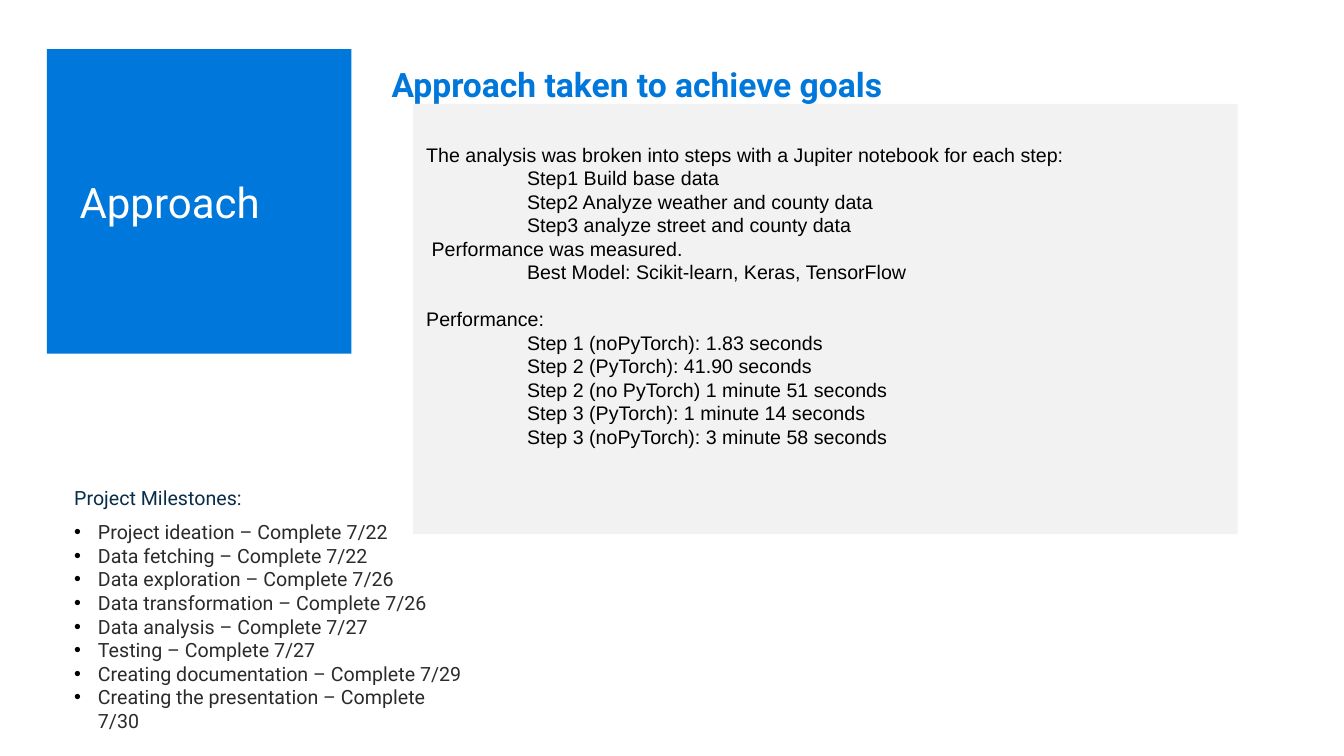
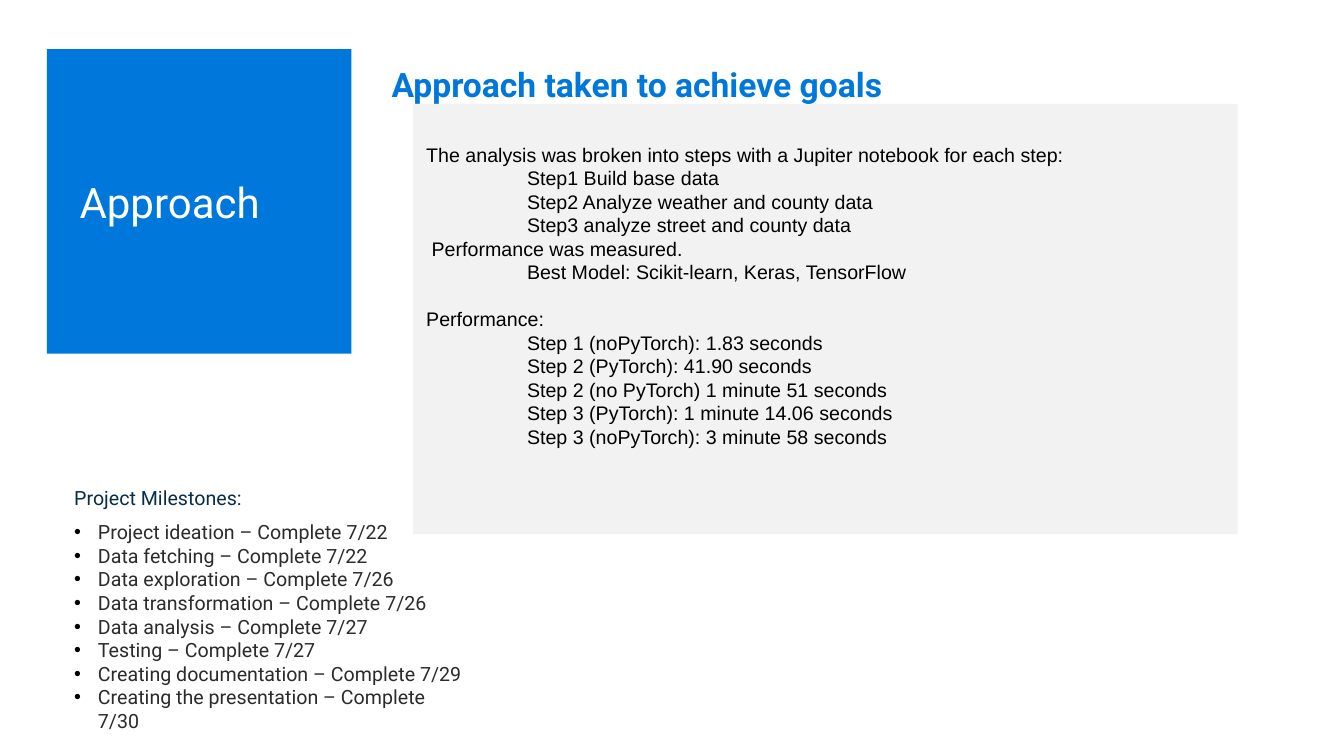
Before and after one commit to tbrown14611/Project_3_Final, a slide deck: slide 6 of Team_6_AI_Bootcamp_Project_3_Final.pptx (slide 7 before the commit). Drawn at 1344x756 pixels with LibreOffice and Linux fonts; fonts in the diff are those of the drawing. Boxes give left, top, right and bottom in pixels: in the first picture for what was removed or moved away, otherwise in the second. Text is boxed around its words. In the diff, an @@ line names an element or a change of style, - is before the commit and + after.

```diff
--- a/Team_6_AI_Bootcamp_Project_3_Final.pptx
+++ b/Team_6_AI_Bootcamp_Project_3_Final.pptx
@@ text in rectangle at [527,405,892,424]: text changed @@
-Step 3 (PyTorch): 1 minute 14 seconds
+Step 3 (PyTorch): 1 minute 14.06 seconds
```
Also in this commit, not shown: 1 other slide changed, 3 slides added, 1 slide removed, 2 other files.
